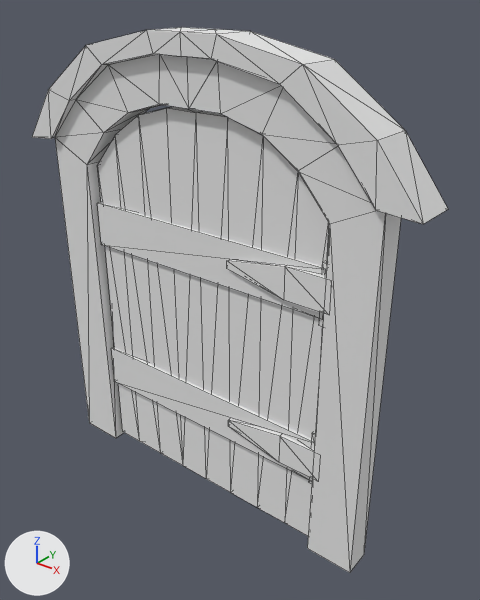
The Blender file ExternalAssets/Blender/DungeonDoor01.blend, before and after one commit.
The view is the same before and after, from a 50 mm camera at (1.045, -1.161, 1.356) aimed at (0.078, 0.049, 0.606). The lights are fixed; the arrows at lower left show +X, +Y and +Z. Mesh edges are drawn as thin lines.

Objects in the first picture: 'Door', 'Frame'.
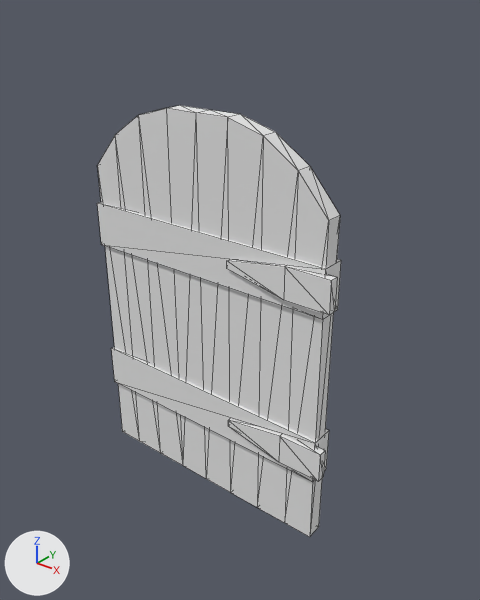
Where the change shows, as pixel boxes [x1, y1, x2, y2] in the pictures (480 x 600 px):
'Frame', deleted: before [32, 27, 448, 573]

What the commit changed:
Object 'Frame' (ob_frame) is deleted.
